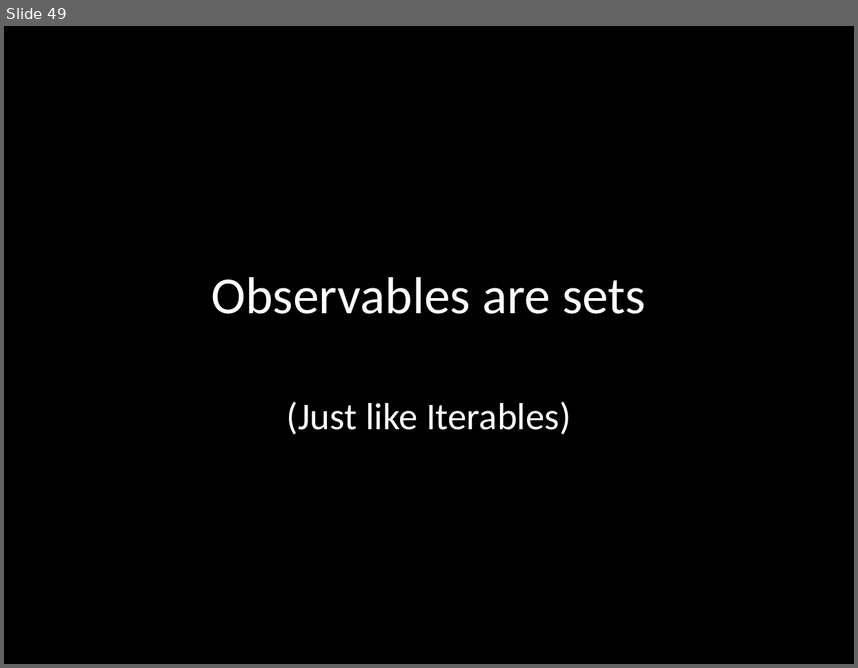
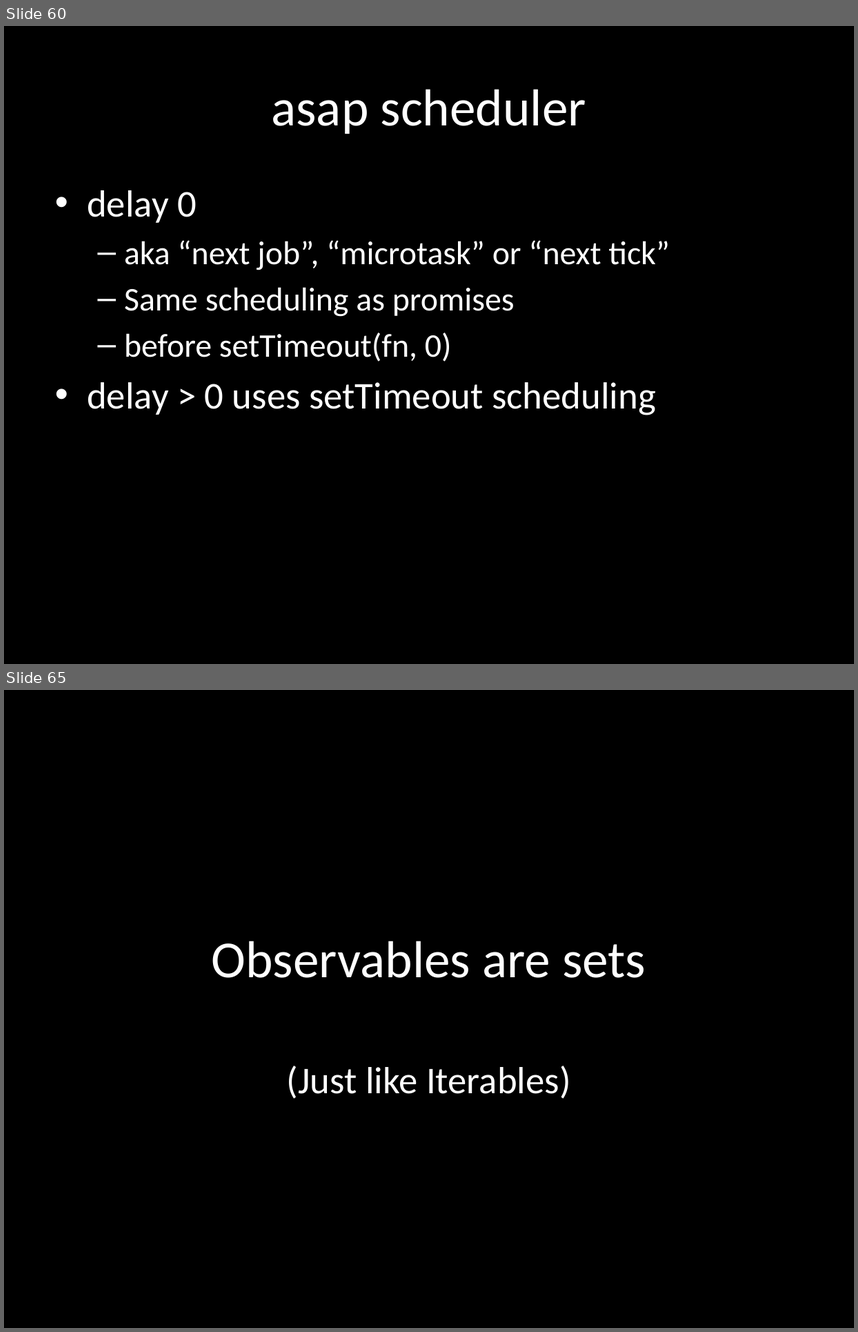
Before and after one commit to benlesh/rxjs-workshop-angular, a slide deck: rxjs-workshop.pptx. Shown one above the other, each under a label of ours: slide 49 before the commit, slides 60 and 65 after it; the slides between them are not shown. The pictures are 858x668 and 858x1332 pixels, drawn with LibreOffice and Linux fonts; fonts in the diff are those of the drawing. Boxes give left, top, right and bottom in pixels: in the first picture for what was removed or moved away, otherwise in the second. Text is boxed around its words. In the diff, an @@ line names an element or a change of style, - is before the commit and + after.

```diff
--- a/rxjs-workshop.pptx
+++ b/rxjs-workshop.pptx
@@ slide 60 added at (4,26,854,664), background #000000 @@
@@ title added at (271,89,586,134), 44 pt, text #FFFFFF @@
+asap scheduler
@@ text added at (87,190,670,415), 28 pt, text #FFFFFF @@
+• delay 0
+  – aka “next job”, “microtask” or “next tick”
+  – Same scheduling as promises
+  – before setTimeout(fn, 0)
+• delay > 0 uses setTimeout scheduling
@@ what was slide 49 is now slide 65 @@
```
Also in this commit, not shown: 2 slides changed, 15 other slides added.
